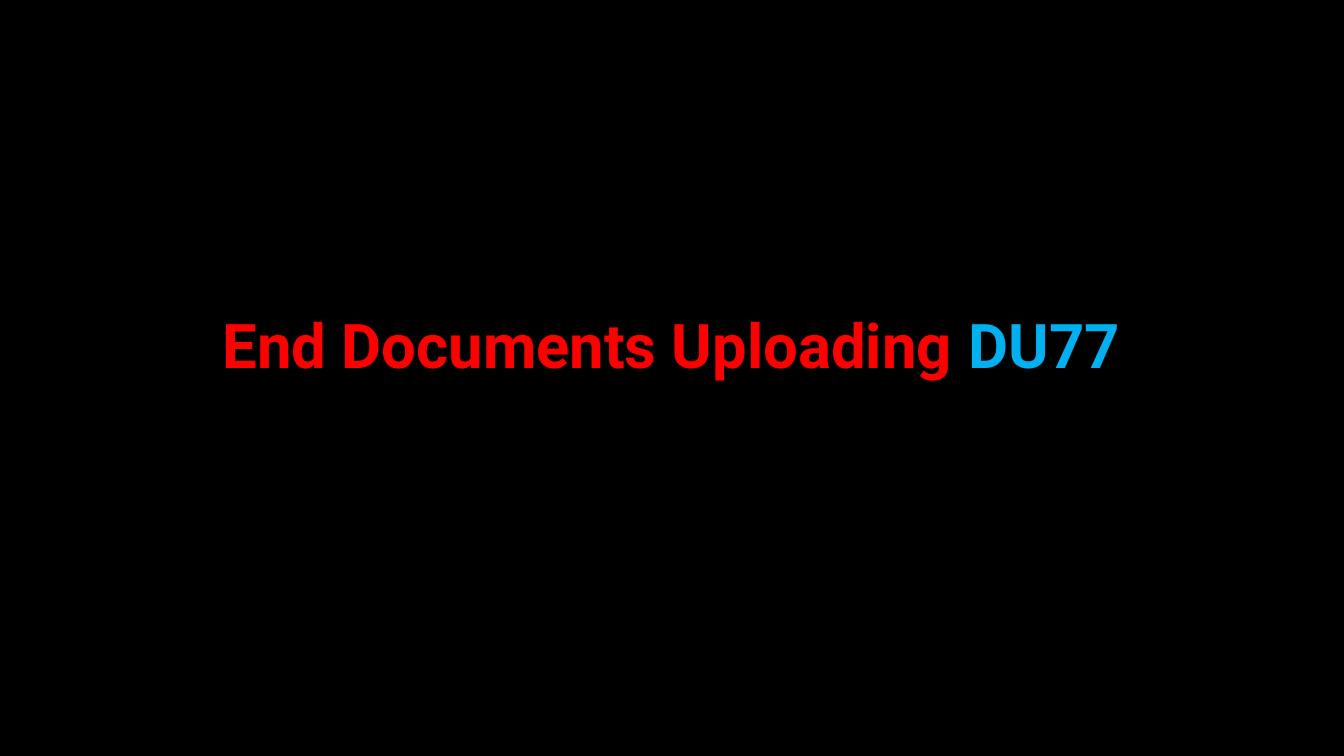
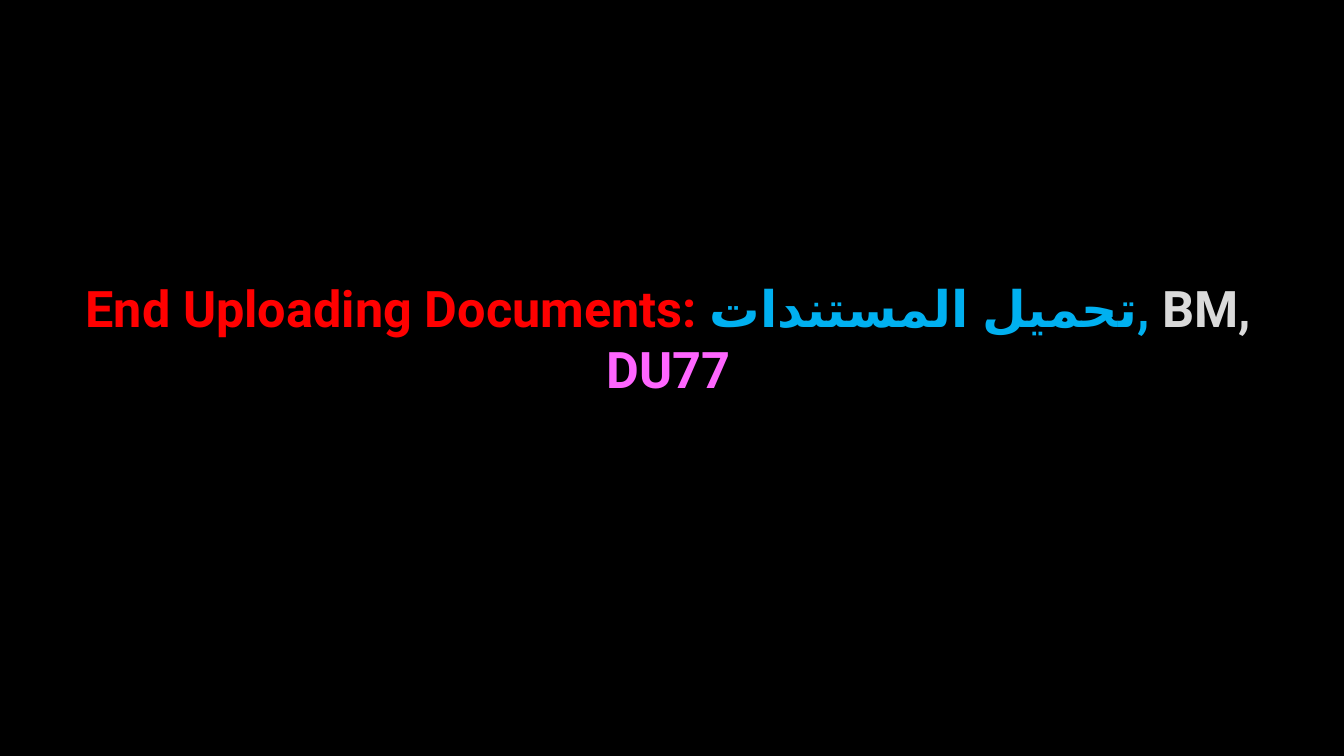
Before and after one commit to AhmedMohamedSamir1/Summary, a slide deck: slide 67 of Dot Net/Business.pptx (slide 94 before the commit). Drawn at 1344x756 pixels with LibreOffice and Linux fonts; fonts in the diff are those of the drawing; background and template pictures are left out. Boxes give left, top, right and bottom in pixels: in the first picture for what was removed or moved away, otherwise in the second. Text is boxed around its words. In the diff, an @@ line names an element or a change of style, - is before the commit and + after.

```diff
--- a/Dot Net/Business.pptx
+++ b/Dot Net/Business.pptx
@@ title at box(86, 288, 1251, 389): text changed; size 44 to 36 pt @@
-End Documents Uploading DU77
+End Uploading Documents: تحميل المستندات, BM, DU77
```
Also in this commit, not shown: 5 other slides changed, 4 slides added, 10 slides removed, 7 other files.
